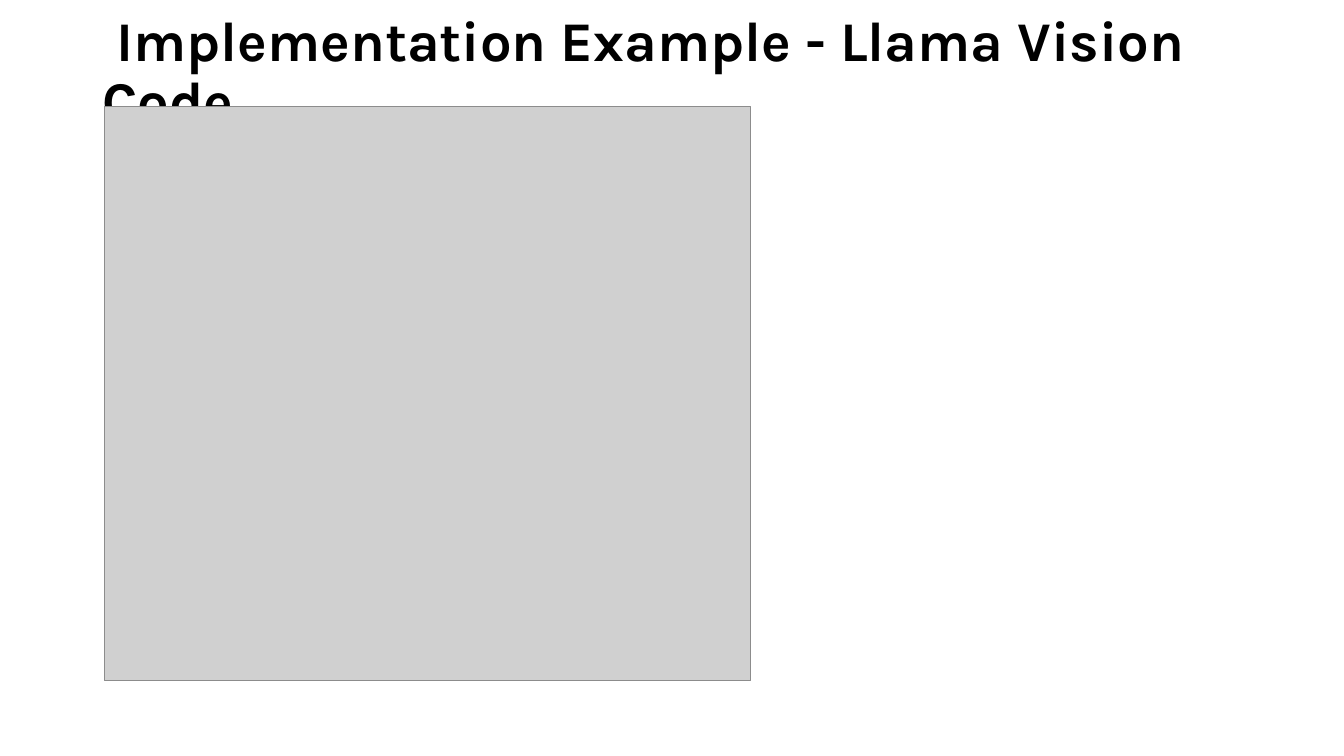
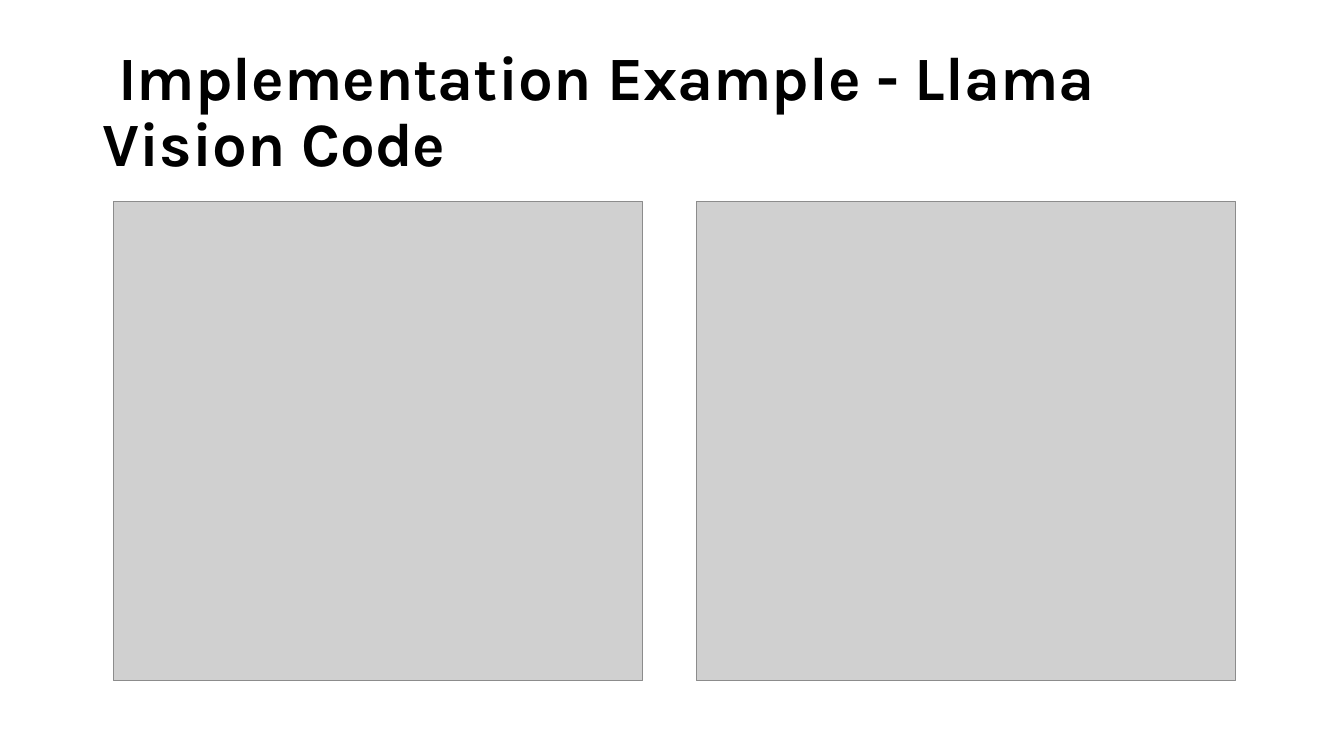
Before and after one commit to tmnestor/unified_vision_processor_minimal, a slide deck: slide 5 of presentation_materials/vision_transformers.pptx (slide 24 before the commit). Drawn at 1344x756 pixels with LibreOffice and Linux fonts; fonts in the diff are those of the drawing; grey boxes stand for pictures. Boxes give left, top, right and bottom in pixels: in the first picture for what was removed or moved away, otherwise in the second. Text is boxed around its words. In the diff, an @@ line names an element or a change of style, - is before the commit and + after.

Commit message:
✨ feat: update presentation materials with improved content and visuals for Vision Transformers

```diff
--- a/presentation_materials/vision_transformers.pptx
+++ b/presentation_materials/vision_transformers.pptx
@@ title "Implementation Example - Llama Vision ..." at (102,56,1095,167): size 40 to 44 pt @@
@@ picture added at (113,202,643,682) @@
@@ picture: place and size @@
-picture at (105,107,751,682)
+picture at (697,202,1237,682)
```
Also in this commit, not shown: 1 other slide changed, 3 slides added, 5 slides removed.
